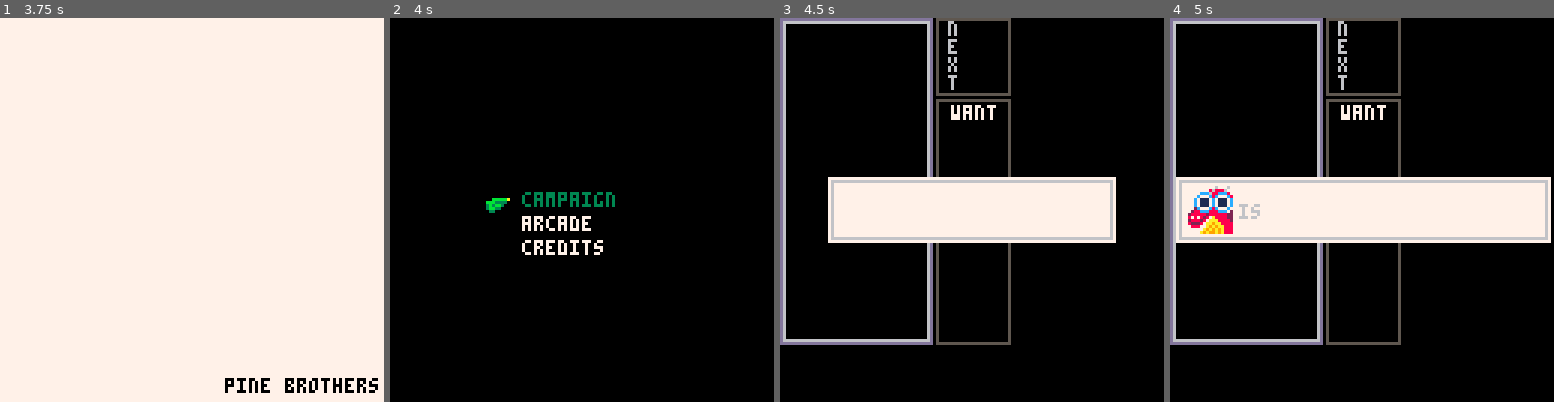
Above: before the commit, frames 1-4 (left to right).
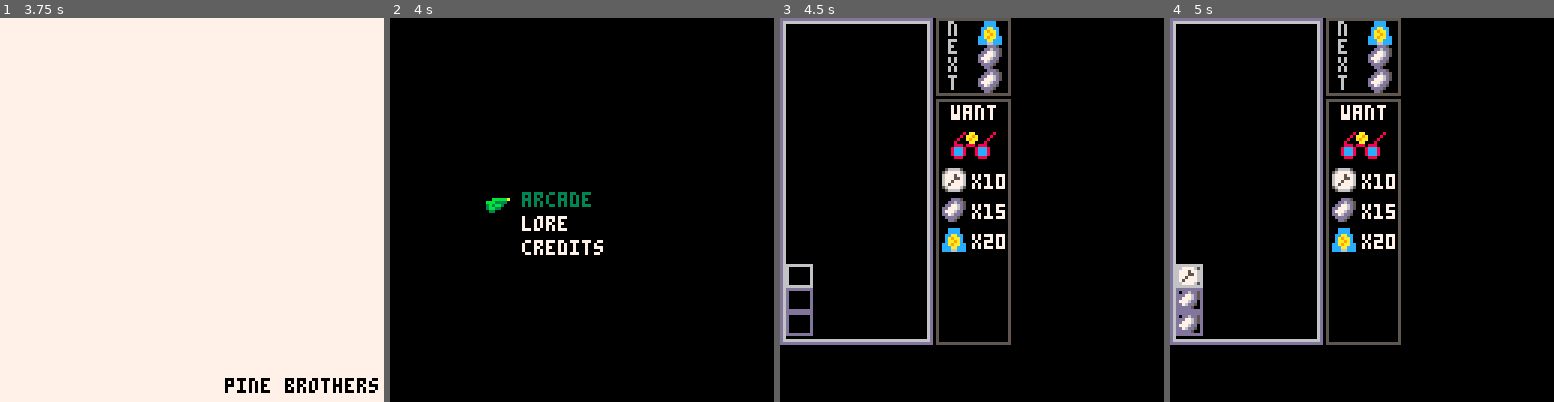
Above: after the commit, the same moments.

Repository: brunopinheiro/pico8_carts
Game: PICO-8 cartridge tagw.p8
The game is run twice, just before and just after one commit, with the same random seed, the same clock (stepped at 60 frames per second) and the same inputs.
Inputs:
- Up to frame 1 (3.75 s): tap X (X key) at 0.33, 1.07, 1.85, 2.97 s; tap O (Z key) at 0.7, 1.7, 2.1, 2.5, 2.9, 3.3, 3.7 s; hold Right 1.6-2.1 s; hold Up 2.15-2.42 s; hold Right 2.47-3.03 s; hold Left 3.08-3.58 s; hold Down from 3.63 s (still down)
- Up to frame 2 (4 s): release Down at 3.97 s
- Up to frame 3 (4.5 s): hold Right from 4.02 s (still down); tap X (X key) at 4.08 s; tap O (Z key) at 4.1 s
- Up to frame 4 (5 s): tap O (Z key) at 4.5, 4.9 s; release Right at 4.68 s; hold Up from 4.73 s (still down)

Frame 1 is identical in both runs. In frame 2, 0.5% of the frame differs, in the area x 34-59%, y 45-56%; in frame 3, 15%; in frame 4, 19%, in the area x 1-100%, y 0-83%.

Commit message:
[tagw] add arcade mode
and remove campaign mode

Diff:
--- a/tagw.p8
+++ b/tagw.p8
@@ -29,8 +29,19 @@
 	{s=8,  c=8}  -- fire
 }
 
+function int_hash_from(kvpairs)
+	local hash = {}
+	for kv in all(kvpairs) do
+		hash[kv[1]] = kv[2]
+	end
+	return hash
+end
+
 local g_items={
-	{16,17,32,33} -- night googles
+	{ --night googles
+		sprites={16,17,32,33},
+		comps=int_hash_from({ {1, 10}, {4, 15}, {5, 20} })
+	}
 }
 
 local g_characters={
@@ -38,16 +49,6 @@
 }
 
 local g_buttons={ l=0, r=1, u=2, d=3, o=4, x=5 }
-
-local g_levels={
-	one=function()
-		return new_level(
-			'one',
-			{ 'hello?!', 'is anyone home?' },
-			{ new_item(1, int_hash_from({ {1, 10}, {4, 15}, {5, 20} })) }
-		)
-	end
-}
 
 nc = {
 	events={},
@@ -72,14 +73,6 @@
 	spr(sprites[2], x + 8, y)
 	spr(sprites[3], x, y + 8)
 	spr(sprites[4], x + 8, y + 8)
-end
-
-function int_hash_from(kvpairs)
-	local hash = {}
-	for kv in all(kvpairs) do
-		hash[kv[1]] = kv[2]
-	end
-	return hash
 end
 
 function try_call(obj, method, params)
@@ -653,7 +646,7 @@
 	}
 end
 
-function new_item(item_idx, needed_comps)
+function new_item(sprites, needed_comps)
 	local animator = new_animator()
 
 	return {
@@ -665,7 +658,7 @@
 		end,
 
 		draw=function(self)
-			spr4(g_items[item_idx], self.x, self.y)
+			spr4(sprites, self.x, self.y)
 		end,
 
 		needed_comps=function()
@@ -715,20 +708,14 @@
 	}
 end
 
-function new_customer(needed_items)
-	local item, current_item_idx, stored_comps, assembling_items = nil, 0, nil, {}
+function new_arcade_customer()
+	local item, stored_comps, assembling_items = nil, nil, {}
 
 	function order()
-		current_item_idx = current_item_idx + 1
 		stored_comps = {}
-
-		if current_item_idx > #needed_items then
-			item = nil
-			nc:notify('shop_list_completed')
-		else
-			item = needed_items[current_item_idx]
-			nc:notify('needed_comps', item and item.needed_comps() or {})
-		end
+		local item_def = g_items[flr(rnd(#g_items)+1)]
+		item = new_item(item_def.sprites, item_def.comps)
+		nc:notify('needed_comps', item and item.needed_comps() or {})
 	end
 
 	function store(comp)
@@ -904,76 +890,6 @@
 
 		draw=function(self)
 			print(sub(txt, 1, char_idx), x, y)
-		end
-	}
-end
-
-function new_dialog(speeches, character, callback)
-	local visible, speaking, typped_txt = false, false, nil
-	local current_speech_idx, animator = 1, new_animator()
-
-	function current_txt()
-		return speeches[current_speech_idx]
-	end
-
-	function current_char()
-		return g_characters[character]
-	end
-
-	local next_line
-	next_line = function()
-		if current_speech_idx > #speeches then
-			typped_txt = nil
-			speaking = false
-			callback()
-		else
-			typped_txt = new_typped_txt(current_txt(), 23, 62, next_line)
-			typped_txt:run()
-			current_speech_idx = current_speech_idx + 1
-		end
-	end
-
-	function start_speak()
-		speaking = true
-		next_line()
-	end
-
-	return {
-		l=64, r=64, t=64, b=64,
-
-		open=function(self)
-			visible = true
-			animate(animator, 'open_l', { target=self, attr='l', duration=0.5, fv=2, callback=start_speak })
-			animate(animator, 'open_r', { target=self, attr='r', duration=0.5, fv=126 })
-			animate(animator, 'open_t', { target=self, attr='t', duration=0.3, fv=54 })
-			animate(animator, 'open_b', { target=self, attr='b', duration=0.3, fv=74 })
-		end,
-
-		close=function(self)
-			speaking = false
-			animate(animator, 'open_l', { target=self, attr='l', duration=0.5, fv=64, callback=function() visible = false end })
-			animate(animator, 'open_r', { target=self, attr='r', duration=0.5, fv=64 })
-			animate(animator, 'open_t', { target=self, attr='t', duration=0.3, fv=64 })
-			animate(animator, 'open_b', { target=self, attr='b', duration=0.3, fv=64 })
-		end,
-
-		update=function()
-			animator:update()
-
-			try_call(typped_txt, 'update')
-		end,
-
-		draw=function(self)
-			if not visible then return end
-
-			rectfill(self.l, self.t, self.r, self.b, 7)
-			rect(self.l + 1, self.t + 1, self.r - 1, self.b - 1, 6)
-
-			if speaking then
-				spr4(current_char(), 5, 56)
-			end
-
-			try_call(typped_txt, 'draw')
 		end
 	}
 end
@@ -1122,8 +1038,8 @@
 
 function new_logo_screen()
 	local main_menu = new_menu(30, 56, 46, 24, {
-		{ text='campaign', callback=function() g_scene_manager:open(g_levels.one()) end },
-		{ text='arcade', callback=function() end },
+		{ text='arcade', callback=function() g_scene_manager:open(new_arcade_screen()) end },
+		{ text='lore', callback=function() end },
 		{ text='credits', callback=function() end }
 	})
 
@@ -1132,30 +1048,22 @@
 	return new_scene({ main_menu })
 end
 
-function new_level(id, txts, items)
-	local machine, factory, customer, dialog = new_machine(), new_factory(), new_customer(items), nil
+function new_arcade_screen()
+	local machine, factory, customer = new_machine(), new_factory(), new_arcade_customer()
 
 	function retry()
 		g_scene_manager:open(g_levels[id]())
 	end
-
 
   local gameover_menu = new_menu(45, 56, 40, 16, {
     { text='retry', callback=retry },
     { text='exit', callback=function() printh('exiting...') end }
   })
 
-	dialog = new_dialog(txts, 1, function()
-		customer:run()
-		machine:run()
-		dialog:close()
-	end)
-
   local game_objects = {
     machine,
     factory,
     customer,
-    dialog,
     new_combo_counter(),
     new_machine_door(function() gameover_menu:open() end),
     gameover_menu
@@ -1163,7 +1071,8 @@
 
 	return merged(new_scene(game_objects), {
 		run=function()
-			dialog:open()
+			customer:run()
+			machine:run()
 		end
 	})
 end
@@ -1172,8 +1081,6 @@
 -- game loop
 function _init()
 	g_scene_manager:open(new_splash_scene())
-	--level_one:init()
-	--level_one:run()
 end
 
 function _update60()
